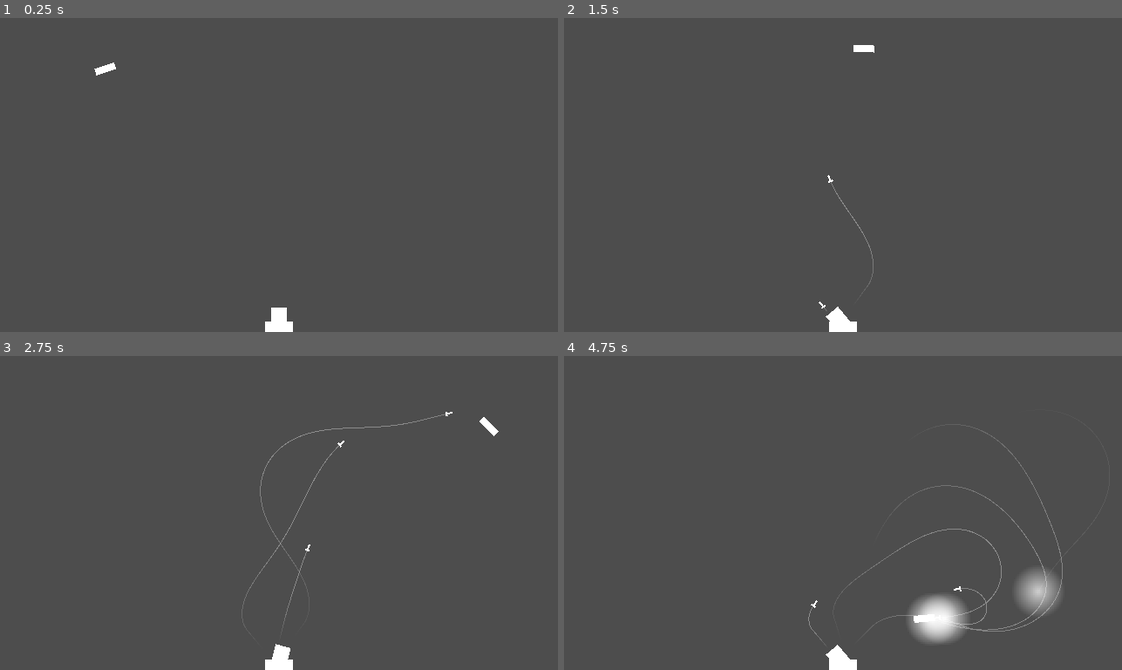
Above: before the commit, frames 1-4 (two rows, left to right).
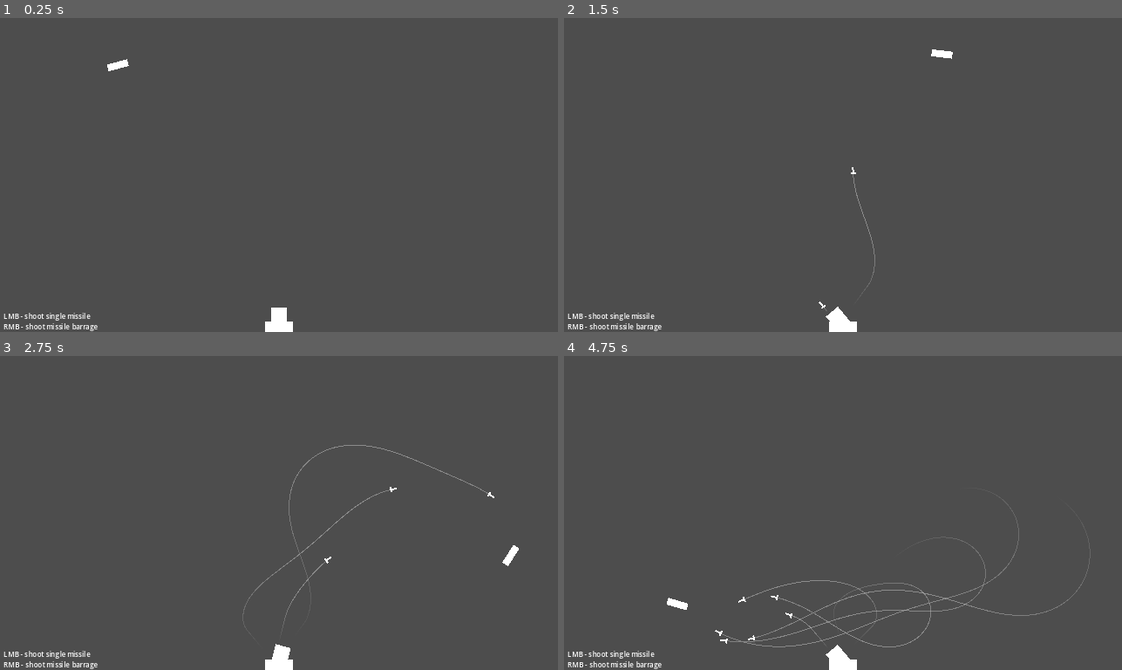
Above: after the commit, the same moments.

Repository: MarcusMakesGames/anime-homing-missile
Game: Godot game, scene res://scenes/sandbox.tscn
The game is run twice, just before and just after one commit, with the same random seed, the same clock (stepped at 60 frames per second) and the same inputs.
Inputs (mouse positions are in pixels of both pictures, inside the frame that each line leads up to):
- Up to frame 1 (0.25 s): no input
- Up to frame 2 (1.5 s): move the mouse to (965, 159) at 0.52 s; click (965, 159) at 0.67 s; move the mouse to (731, 190) at 1.27 s; click (731, 190) at 1.42 s
- Up to frame 3 (2.75 s): move the mouse to (334, 443) at 2.02 s; click (334, 443) at 2.17 s
- Up to frame 4 (4.75 s): move the mouse to (815, 575) at 2.77 s; click (815, 575) at 2.92 s; move the mouse to (1010, 560) at 3.52 s; click (1010, 560) at 3.67 s; move the mouse to (675, 465) at 4.27 s; click (675, 465) at 4.42 s

The runs differ from the first frame. In frame 1, 0.4% of the frame differs, in the area x 0-24%, y 13-100%; in frame 2, 0.6%; in frame 3, 1.1%; in frame 4, 3.7%, in the area x 0-95%, y 22-100%.

Commit message:
updated some values and removed test descriptions

Diff:
--- a/scenes/sandbox.tscn
+++ b/scenes/sandbox.tscn
@@ -44,7 +44,6 @@
 position = Vector2(160, 180)
 
 [node name="Label" type="Label" parent="."]
-visible = false
 anchors_preset = 2
 anchor_top = 1.0
 anchor_bottom = 1.0
--- a/scripts/homing_missile.gd
+++ b/scripts/homing_missile.gd
@@ -2,9 +2,9 @@
 extends Area2D
 
 @export_category("Movement")
-@export var move_speed_start: float = 100 ## Move speed in pixels per seconds.
-@export var move_speed_acceleration: float = 10 ## Move speed in pixels per seconds.
-@export var move_speed_max: float = 200 ## Move speed in pixels per seconds.
+@export var move_speed_start: float = 100
+@export var move_speed_acceleration: float = 10
+@export var move_speed_max: float = 200
 
 @export_category("Durations")
 @export var lock_on_delay: float = 0.15
--- a/scripts/target_follow.gd
+++ b/scripts/target_follow.gd
@@ -1,6 +1,6 @@
 extends Path2D
 
-@export var move_speed: float = 90
+@export var move_speed: float = 120
 
 var _path_length: float
 var _progress_value: float
